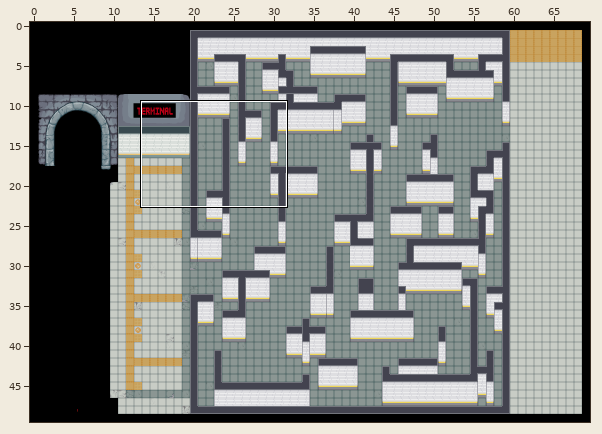
Level history. Tiled map: assets/maps/mapTest.tmx. Above: a wide view before the commit, with the close-up outlined.
Close-up. The starting point:
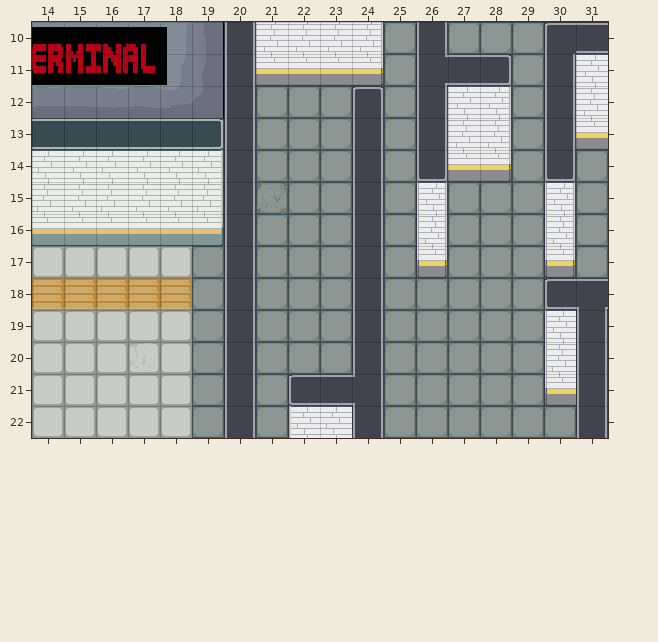
Cells are 32x32 px. Shown: x 14..31, y 10..22. The commit also changed other parts of the map, which this record leaves out.
And afterwards:
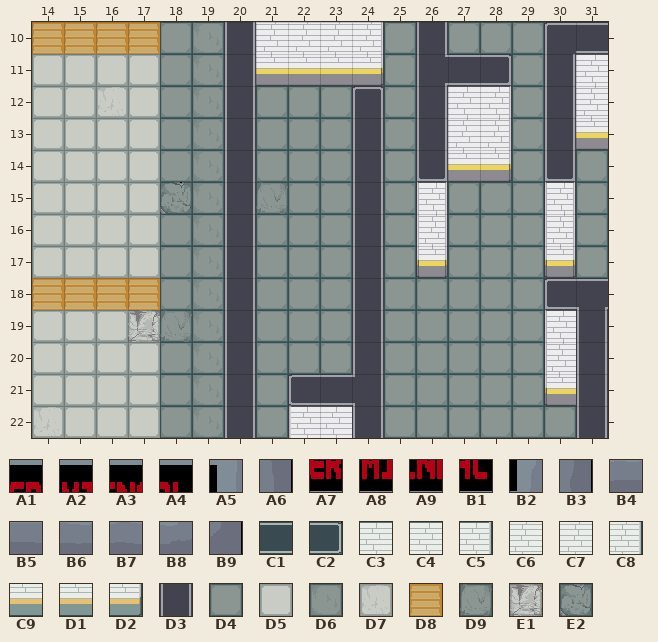
Key: from "Sample Tunnel": A1 248, A2 249, A3 250, A4 251, A5 252, A6 253, A7 280, A8 281, A9 282, B1 283, B2 284, B3 285, B4 312, B5 313, B6 314, B7 315, B8 316, B9 317, C1 342, C2 349, C3 374, C4 375, C5 381, C6 406, C7 407, C8 413, C9 438, D1 439, D2 445; from "collision": D3 1; from "tiles map": D4 0, D5 2, D6 64, D7 66, D8 70, D9 128, E1 194, E2 320.
__ is an empty cell, ## one hidden under a higher layer.
See-through tiles are keyed as they look on the map.
Change:
Layer "Ground":
y 10: x 14..19 __ __ __ __ __ __ -> D8 D8 D8 D8 D4 D6
y 11: x 18..19 ## ## -> D4 D6
y 12: x 16 ## -> D7; x 18..19 ## ## -> D4 D6
y 13..14: x 18..19 ## ## -> D4 D6
y 15: x 18..19 ## ## -> E2 D6
y 16: x 15 ## -> D5; x 18..19 ## D4 -> D4 D6
y 17: x 18 D5 -> D4
y 18: x 18 D8 -> D4
y 19: x 17..18 D5 D5 -> E1 D9
y 20..22: x 18 D5 -> D4
Layer "Walls":
y 10: x 14..19 A1 A2 A3 A4 A5 A6 -> __ __ __ __ __ __
y 11: x 14..19 A7 A8 A9 B1 B2 B3 -> __ __ __ __ __ __
y 12: x 14..19 B4 B5 B6 B7 B8 B9 -> __ __ __ __ __ __
y 13: x 14..19 C1 C1 C1 C1 C1 C2 -> __ __ __ __ __ __
y 14: x 14..19 C3 C4 C3 C4 C4 C5 -> __ __ __ __ __ __
y 15: x 14..19 C6 C7 C6 C7 C7 C8 -> __ __ __ __ __ __
y 16: x 14..19 C9 D1 C9 D1 D1 D2 -> __ __ __ __ __ __
Layer "Collision":
y 10..16: x 14..19 D3 D3 D3 D3 D3 D3 -> __ __ __ __ __ __
